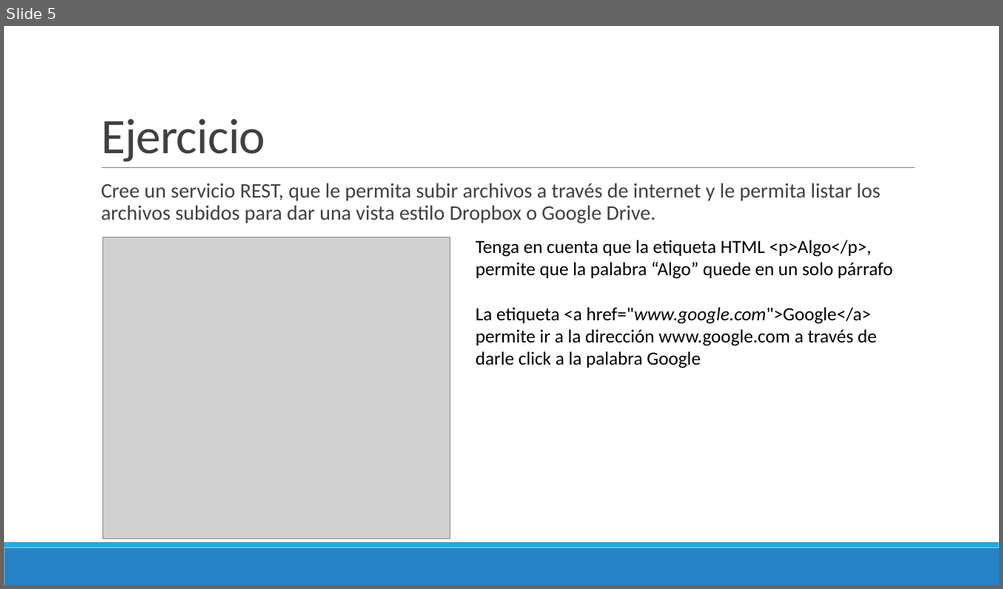
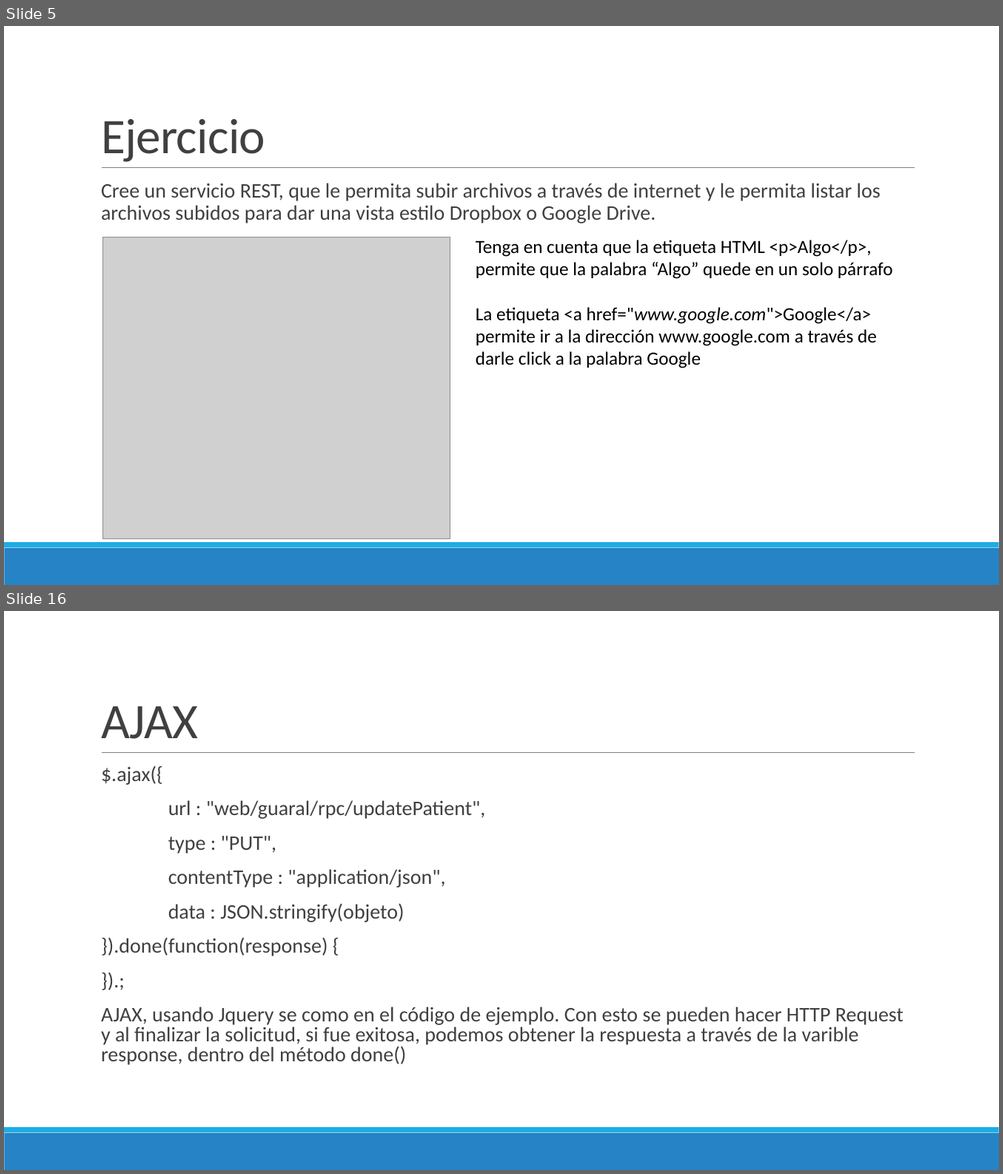
Before and after one commit to Domiciano/ProgramacionEnRed191, a slide deck: Semana 15/Presentación.pptx. Shown one above the other, each under a label of ours: slide 5 before the commit, slides 5 and 16 after it; the slides between them are not shown. The pictures are 1003x589 and 1003x1174 pixels, drawn with LibreOffice and Linux fonts; fonts in the diff are those of the drawing; grey boxes stand for pictures. Boxes give left, top, right and bottom in pixels: in the first picture for what was removed or moved away, otherwise in the second. Text is boxed around its words. In the diff, an @@ line names an element or a change of style, - is before the commit and + after.

```diff
--- a/Semana 15/Presentación.pptx
+++ b/Semana 15/Presentación.pptx
@@ slide 16 added at (4, 611, 999, 1170), background #FFFFFF; not listed: 3 template elements that a slide beside it also shows @@
@@ title added at (101, 706, 198, 739), 48 pt, text #404040 @@
+AJAX
@@ text added at (101, 766, 903, 1065), 20 pt, text #404040 @@
+  $.ajax({
+  url : "web/guaral/rpc/updatePatient",
+  type : "PUT",
+  contentType : "application/json",
+  data : JSON.stringify(objeto)
+  }).done(function(response) {
+  }).;
+  AJAX, usando Jquery se como en el código de ejemplo. Con esto se pueden hacer HTTP Request y al finalizar la solicitud, si fue exitosa, podemos obtener la respuesta a través de la varible response, dentro del método done()
```
Also in this commit, not shown: 12 other slides added.
